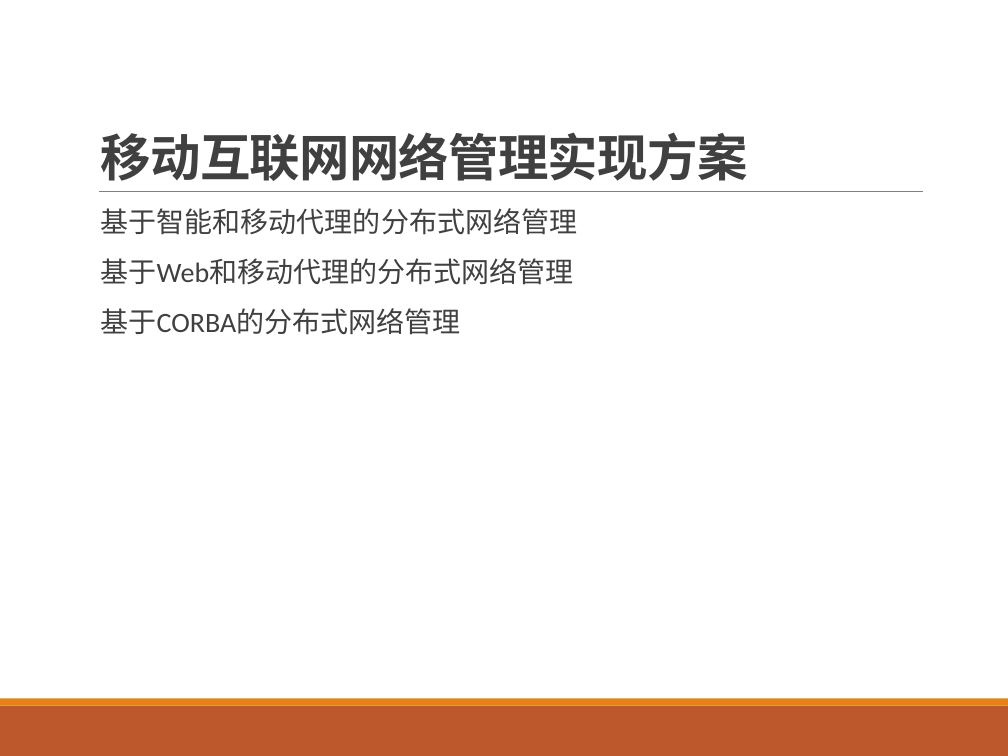
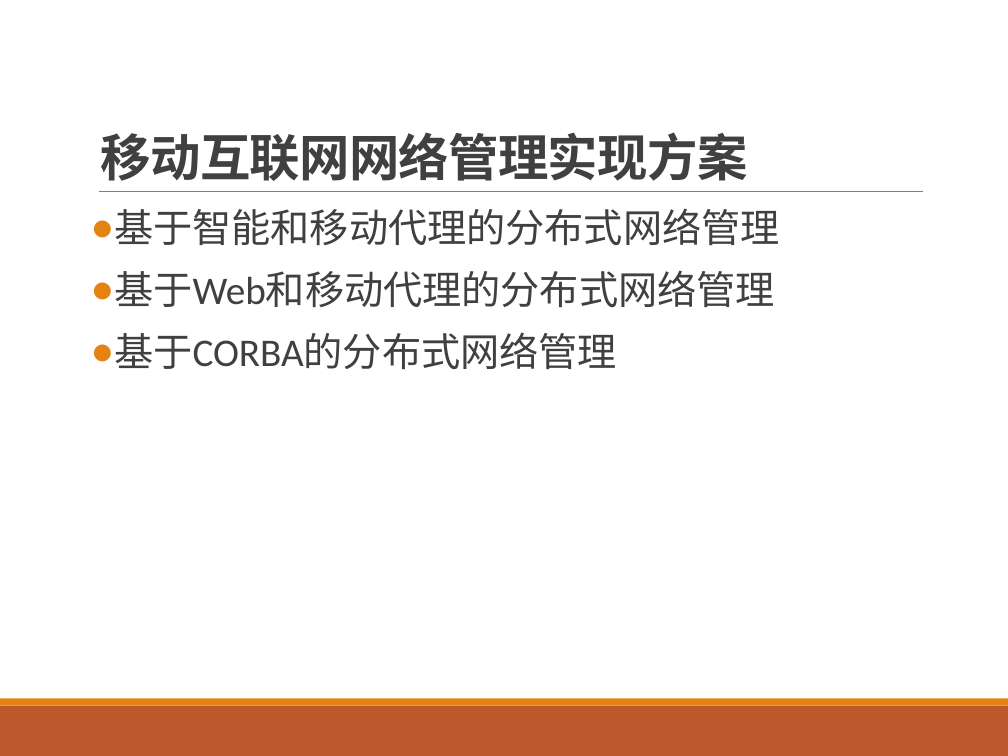
Before and after one commit to qianjin-sdu/PPT, a slide deck: slide 34 of 16.移动互联网的支撑技术及运营管理系统.pptx (slide 31 before the commit). Drawn at 1008x756 pixels with LibreOffice and Linux fonts; fonts in the diff are those of the drawing. Boxes give left, top, right and bottom in pixels: in the first picture for what was removed or moved away, otherwise in the second. Text is boxed around its words. In the diff, an @@ line names an element or a change of style, - is before the commit and + after.

```diff
--- a/16.移动互联网的支撑技术及运营管理系统.pptx
+++ b/16.移动互联网的支撑技术及运营管理系统.pptx
@@ text "基于智能和移动代理的分布式网络管理" at <box>114,208,779,369</box>: size 20 to 28 pt; bullet   to ● @@
```
Also in this commit, not shown: 5 other slides changed, 4 slides added, 1 slide removed.
